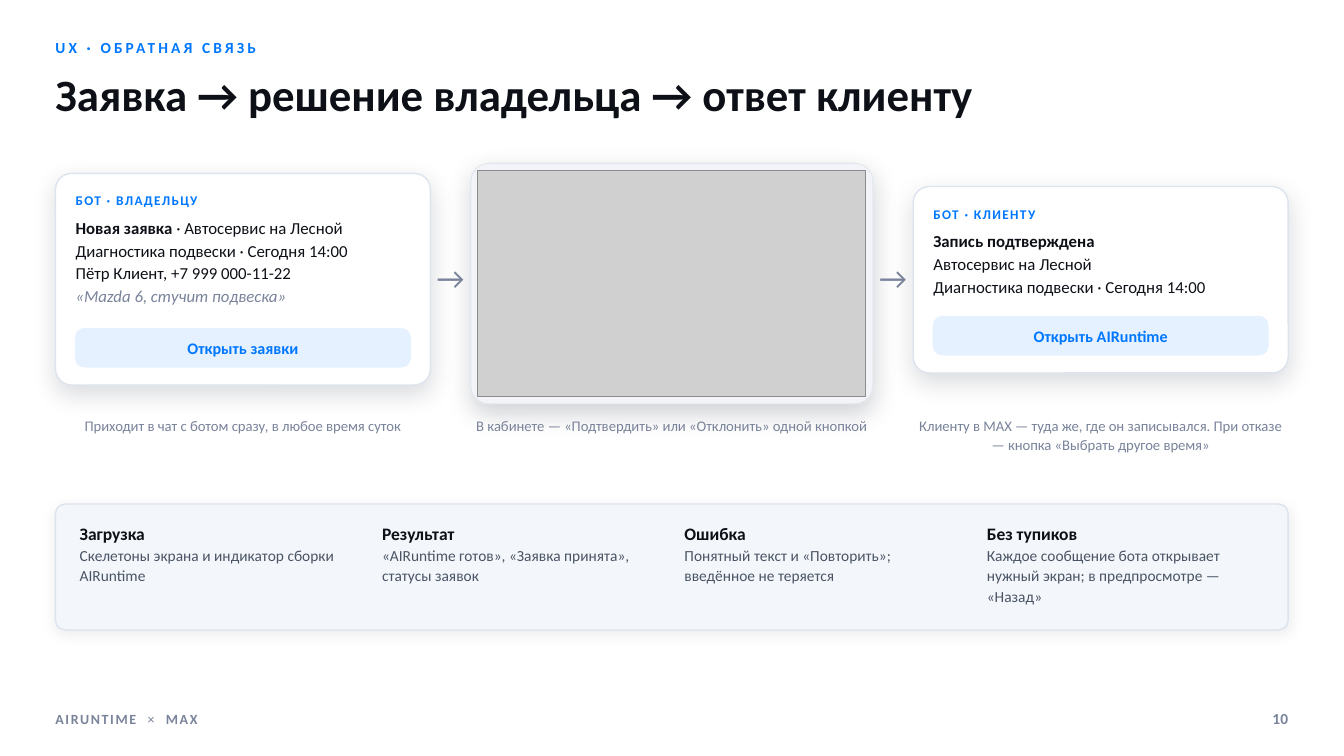
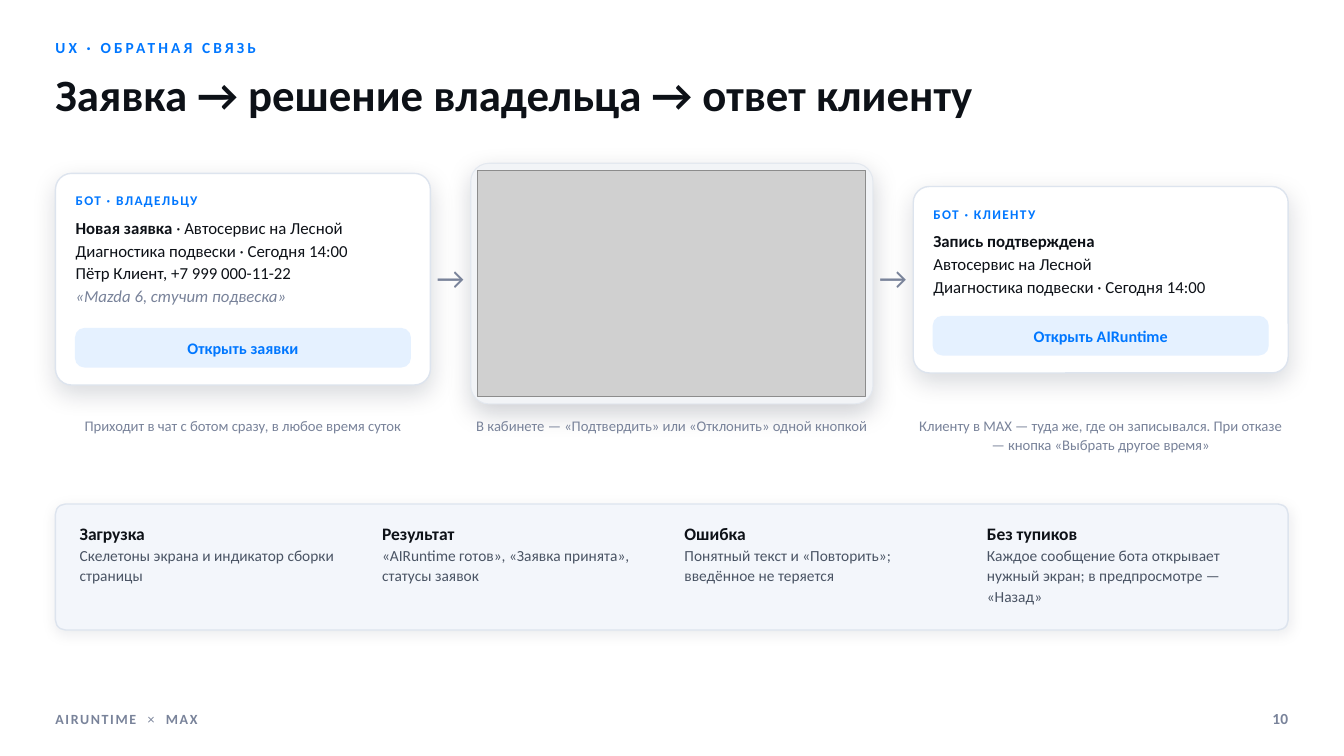
Before and after one commit to airuntime-ru/airuntime, a slide deck: slide 10 of docs/max-presentation/presentation.pptx. Drawn at 1344x756 pixels with LibreOffice and Linux fonts; fonts in the diff are those of the drawing; grey boxes stand for pictures. Boxes give left, top, right and bottom in pixels: in the first picture for what was removed or moved away, otherwise in the second. Text is boxed around its words. In the diff, an @@ line names an element or a change of style, - is before the commit and + after.

```diff
--- a/docs/max-presentation/presentation.pptx
+++ b/docs/max-presentation/presentation.pptx
@@ text at (80, 550, 334, 584): text changed @@
-Скелетоны экрана и индикатор сборки AIRuntime
+Скелетоны экрана и индикатор сборки страницы
```
Also in this commit, not shown: 2 other slides changed, 8 other files.
